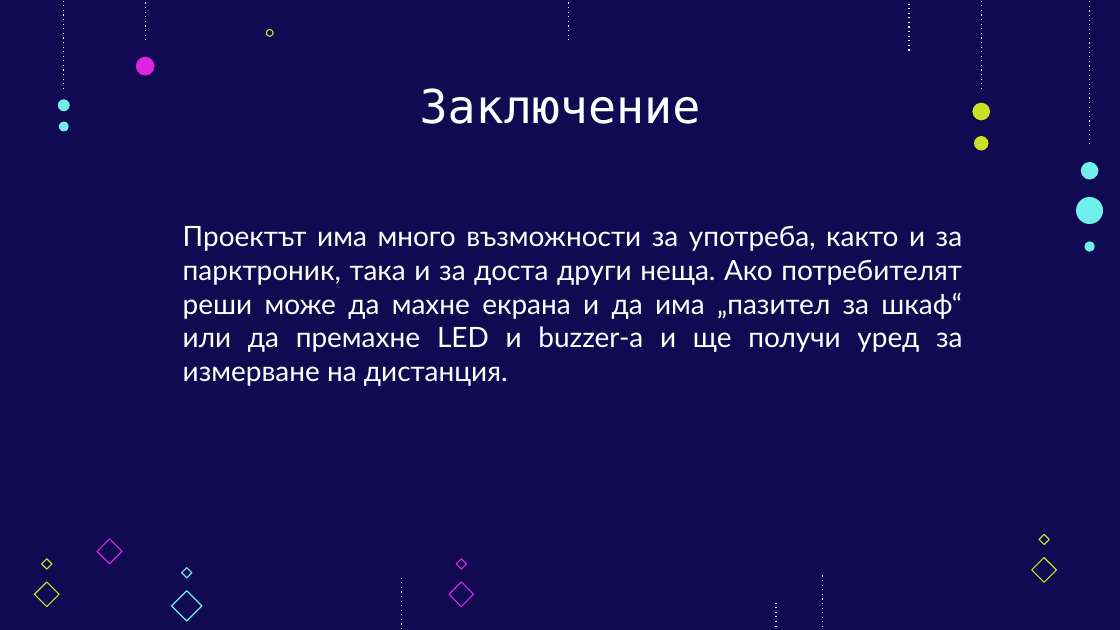
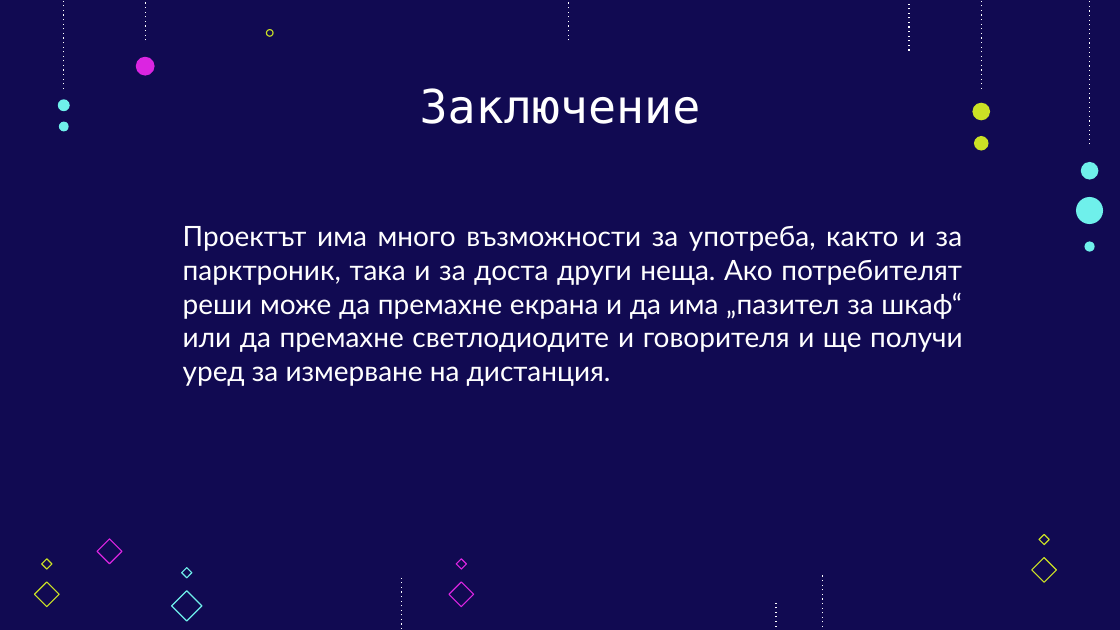
Before and after one commit to TodorGeorgiev05/Parktronic-Tinkercad, a slide deck: slide 8 of Presentation.pptx. Drawn at 1120x630 pixels with LibreOffice and Linux fonts; fonts in the diff are those of the drawing. Boxes give left, top, right and bottom in pixels: in the first picture for what was removed or moved away, otherwise in the second. Text is boxed around its words. In the diff, an @@ line names an element or a change of style, - is before the commit and + after.

```diff
--- a/Presentation.pptx
+++ b/Presentation.pptx
@@ subtitle at bbox=[183, 226, 963, 386]: text changed @@
-Проектът има много възможности за употреба, както и за парктроник, така и за доста други неща. Ако потребителят реши може да махне екрана и да има „пазител за шкаф“ или да премахне LED и buzzer-a и ще получи уред за измерване на дистанция.
+Проектът има много възможности за употреба, както и за парктроник, така и за доста други неща. Ако потребителят реши може да премахне екрана и да има „пазител за шкаф“ или да премахне светлодиодите и говорителя и ще получи уред за измерване на дистанция.
```
Also in this commit, not shown: 5 other slides changed, 1 other file.
